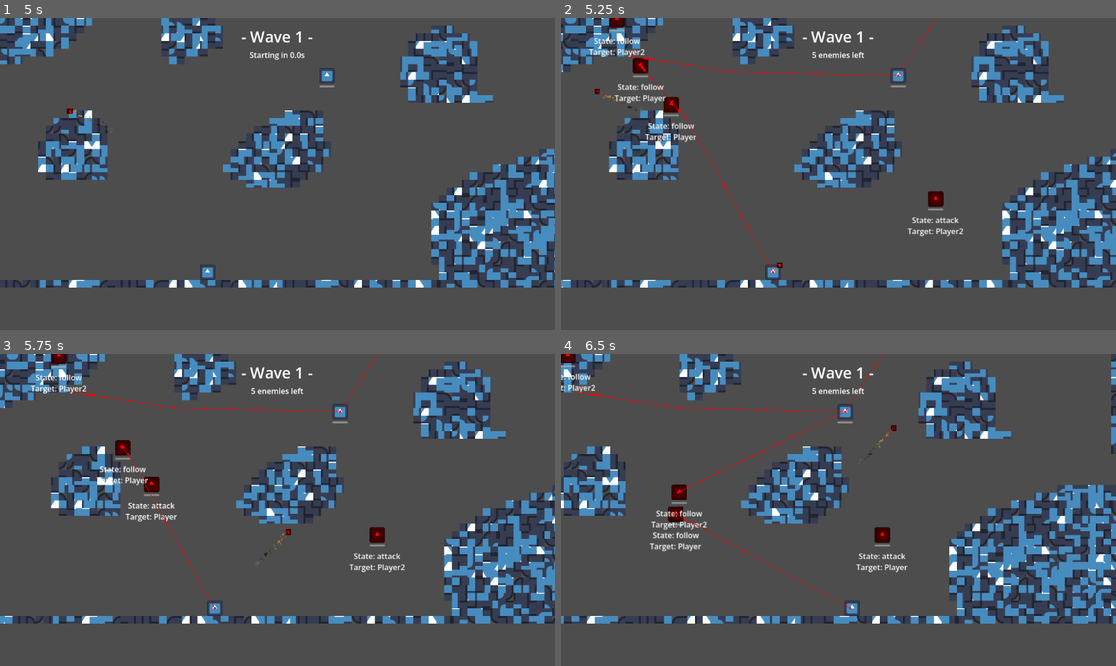
Above: before the commit, frames 1-4 (two rows, left to right).
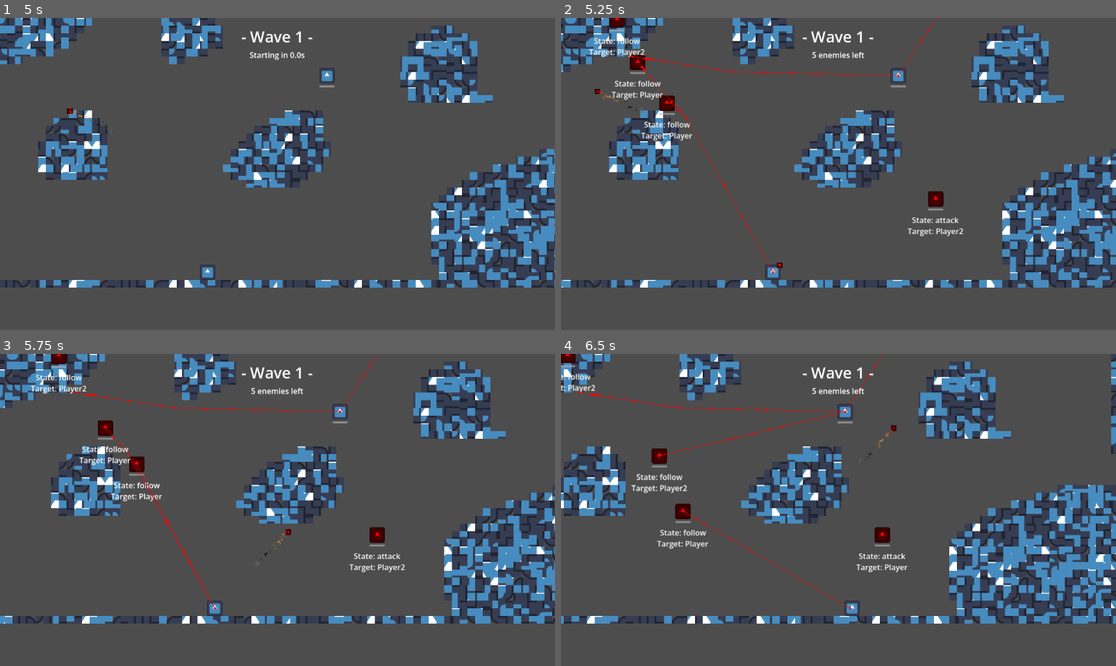
Above: after the commit, the same moments.

Repository: NIK-Pro-coder/coop-roguelike-reborn
Game: Godot game, scene res://main.tscn
Same seed, same stepped clock (60 frames per second), same inputs: the game is played once before the commit and once after it. The engine's default icon, where the game draws it, is replaced by a stand-in: a white triangle on a blue panel in a dark square. Video files are missing from this copy of the repository; at most half a second of black plays in their place.
Inputs (mouse positions are in pixels of both pictures, inside the frame that each line leads up to):
- Up to frame 1 (5 s): tap Enter at 0.5 s; move the mouse to (399, 158) at 0.52 s; hold D (right) 0.53-1.28 s; hold Tab (cycle_spell) 0.53-1.28 s; click (399, 158) at 0.67 s; move the mouse to (166, 189) at 1.27 s; hold S (down) 1.28-2.03 s; right-click (166, 189) at 1.35 s; move the mouse to (333, 105) at 2.02 s; hold D (right) 2.03-2.78 s; hold Tab (cycle_spell) 2.03-2.78 s; move the mouse to (249, 236) at 2.77 s; hold W (up) 2.78-3.53 s; right-click (249, 236) at 2.85 s; click (249, 236) at 2.92 s; tap Space at 3.5 s; move the mouse to (444, 220) at 3.52 s; hold Tab (cycle_spell) 3.53-4.28 s; hold A (left) from 3.53 s (still down); move the mouse to (111, 127) at 4.27 s; right-click (111, 127) at 4.35 s
- Up to frame 2 (5.25 s): move the mouse to (866, 174) at 5.02 s; release A (left) at 5.03 s; hold S (down) from 5.03 s (still down); hold Tab (cycle_spell) from 5.03 s (still down); click (866, 174) at 5.17 s
- Up to frame 3 (5.75 s): keep holding S (down); keep holding Tab (cycle_spell)
- Up to frame 4 (6.5 s): move the mouse to (755, 432) at 5.77 s; release S (down) at 5.78 s; release Tab (cycle_spell) at 5.78 s; hold D (right) from 5.78 s (still down); right-click (755, 432) at 5.85 s

Frame 1 is identical in both runs. In frame 2, 0.9% of the frame differs, in the area x 9-25%, y 11-40%; in frame 3, 1.3%; in frame 4, 1.5%, in the area x 12-52%, y 18-81%.

Commit message:
Apparently I do not know how to write + Balanced enemy stats

Diff:
--- a/Enemies/BaseEnemy/base_enemy.gd
+++ b/Enemies/BaseEnemy/base_enemy.gd
@@ -9,7 +9,7 @@
 var target: Player
 var retarget: float = .25
 
-var speed: float = 250:
+var speed: float = 200:
   get(): return speed * stat_tracker.speed_mult + stat_tracker.speed_flat
 var health: float = 100:
   get(): return health * stat_tracker.health_mult + stat_tracker.health_flat
--- a/WaveMngr/wave_mngr.gd
+++ b/WaveMngr/wave_mngr.gd
@@ -73,7 +73,7 @@
   if len(enemies_spawned) <= 0:
     wave_cd.text = "Starting in %.1fs" % wave_cooldown
   else:
-    wave_cd.text = "%s enemie%s left" % [len(enemies_spawned), "" if len(enemies_spawned) == 1 else "s"]
+    wave_cd.text = "%s enem%s left" % [len(enemies_spawned), "y" if len(enemies_spawned) == 1 else "ies"]
 
   var idx: int = 0
   for i: Enemy in enemies_spawned:
